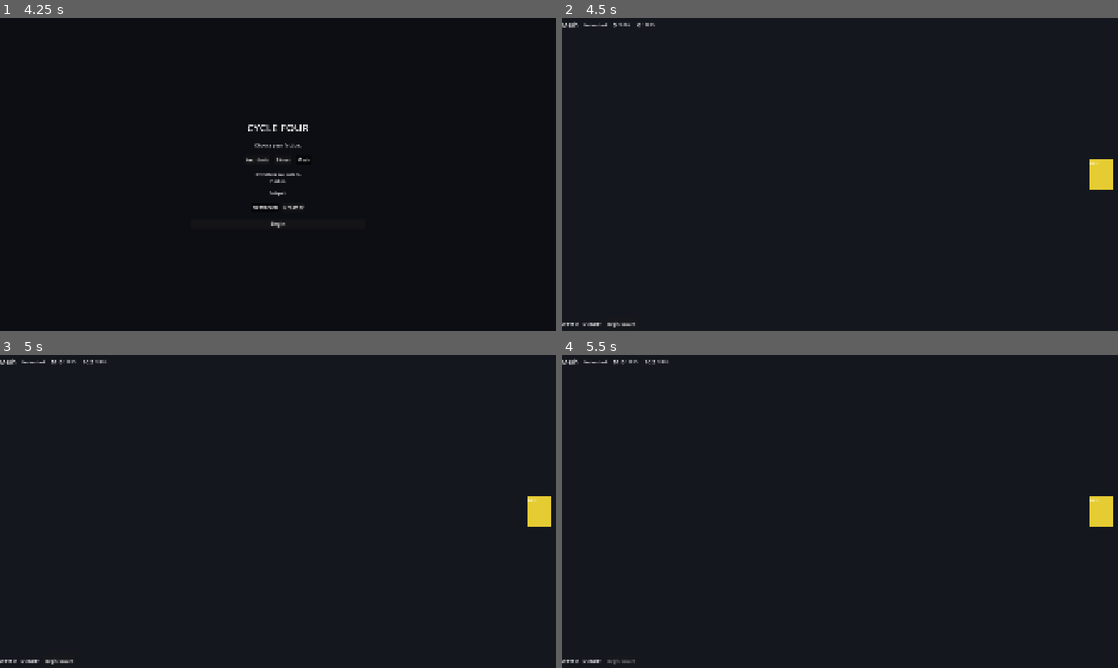
Above: before the commit, frames 1-4 (two rows, left to right).
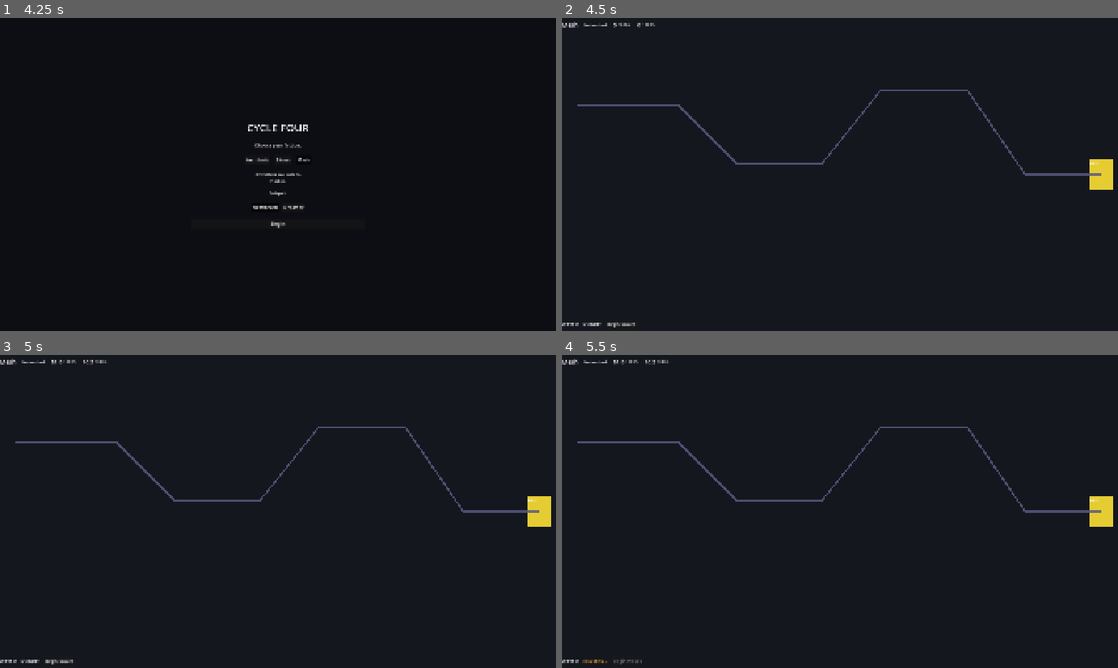
Above: after the commit, the same moments.

Repository: brandonwilcox-dot/Cycle-Four
Game: Godot game, scene res://scenes/main/Main.tscn
Two runs of this game, one before a commit and one after it. Both use one fixed random seed, a clock stepped at 60 frames per second and the inputs below.
Inputs:
- Up to frame 1 (4.25 s): click "Architects" at 0.5 s; click "Architects" at 1.25 s; click "Bloom" at 2 s; click "Mesh" at 2.75 s; click "Networked" at 3.5 s
- Up to frame 2 (4.5 s): click "Begin" at 4.25 s
- Up to frame 3 (5 s): no input
- Up to frame 4 (5.5 s): click "Begin Waves" at 5 s

Frame 1 is identical in both runs. In frame 2, 0.7% of the frame differs, in the area x 2-97%, y 22-51%; in frame 3, 0.7%; in frame 4, 0.8%, in the area x 2-97%, y 22-99%.

Commit message:
Fix invisible path, invisible units, and silent countdown
Path visual:
  Add Line2D using curve.tessellate() in _build_default_path() so the
  player can see the enemy walk route at runtime (Path2D is math-only).

Procedural unit fix:
  _start_procedural_wave() was setting _current_unit_data = null, causing
  units to skip their visual build and crash every frame on data.move_speed.
  Now synthesises a minimal UnitData (Remnant, gray, scaling HP) so units
  are visible and move correctly even without a wave_table.tres resource.

Countdown and feedback:
  Reduced WAVE_COUNTDOWN from 5s to 1s for dev iteration speed.
  HUD now shows INCOMING... immediately on button press so the player
  knows the click registered before the wave fires.

Co-Authored-By: Claude Sonnet 4.6 <noreply@anthropic.com>

Diff:
--- a/scenes/main/Main.gd
+++ b/scenes/main/Main.gd
@@ -7,6 +7,7 @@
 @onready var faction_select: Control = $UILayer/FactionSelectScreen
 @onready var hud: Control            = $UILayer/HUD
 @onready var unit_path: Path2D       = $WorldMap/UnitPath
+@onready var world_map: Node2D       = $WorldMap
 
 func _ready() -> void:
 	hud.hide()
@@ -25,13 +26,25 @@
 func _build_default_path() -> void:
 	## Placeholder S-curve path across the screen.
 	## Replace with designed map paths per biome (core/17).
+	var points: Array[Vector2] = [
+		Vector2(50.0,   300.0),
+		Vector2(400.0,  300.0),
+		Vector2(600.0,  500.0),
+		Vector2(900.0,  500.0),
+		Vector2(1100.0, 250.0),
+		Vector2(1400.0, 250.0),
+		Vector2(1600.0, 540.0),
+		Vector2(1860.0, 540.0),
+	]
 	var curve := Curve2D.new()
-	curve.add_point(Vector2(50.0,   300.0))
-	curve.add_point(Vector2(400.0,  300.0))
-	curve.add_point(Vector2(600.0,  500.0))
-	curve.add_point(Vector2(900.0,  500.0))
-	curve.add_point(Vector2(1100.0, 250.0))
-	curve.add_point(Vector2(1400.0, 250.0))
-	curve.add_point(Vector2(1600.0, 540.0))
-	curve.add_point(Vector2(1860.0, 540.0))
+	for p in points:
+		curve.add_point(p)
 	unit_path.curve = curve
+
+	## Draw the path so the player can see where units will walk.
+	## Uses tessellate() so the line follows the curve smoothly.
+	var line := Line2D.new()
+	line.points = curve.tessellate()
+	line.width = 6.0
+	line.default_color = Color(0.35, 0.35, 0.50, 0.85)
+	world_map.add_child(line)
--- a/src/autoloads/WaveManager.gd
+++ b/src/autoloads/WaveManager.gd
@@ -10,7 +10,7 @@
 var enemies_remaining: int = 0
 var countdown_timer: float = 0.0
 
-const WAVE_COUNTDOWN: float = 5.0   # seconds between waves
+const WAVE_COUNTDOWN: float = 1.0   # seconds between waves (keep short during dev)
 
 signal _spawn_timer_done()
 
--- a/src/core/waves/WaveSpawner.gd
+++ b/src/core/waves/WaveSpawner.gd
@@ -75,8 +75,18 @@
 	})
 
 func _start_procedural_wave(wave_number: int) -> void:
-	## No wave table: use plain counts with no UnitData (units show as gray)
-	_current_unit_data = null
+	## No wave table: synthesise a minimal UnitData so units are visible and move.
+	var fallback := UnitData.new()
+	fallback.unit_name        = "Remnant"
+	fallback.faction_id       = "unknown"
+	fallback.tier             = 1
+	fallback.max_health       = 40.0 + wave_number * 10.0
+	fallback.move_speed       = 80.0
+	fallback.damage_on_arrival = 1.0
+	fallback.armor            = 0.0
+	fallback.resource_reward  = 1.0
+	fallback.color_hint       = Color(0.6, 0.6, 0.6, 1.0)
+	_current_unit_data = fallback
 	_units_to_spawn    = 5 + wave_number * 2
 	_spawn_interval    = 1.2
 	_spawn_timer       = 0.0
--- a/src/ui/HUD.gd
+++ b/src/ui/HUD.gd
@@ -63,6 +63,8 @@
 func _on_start_wave_pressed() -> void:
 	WaveManager.begin_waves()
 	start_wave_btn.disabled = true
+	wave_status.text = "INCOMING..."
+	wave_status.add_theme_color_override("font_color", Color(1.0, 0.7, 0.2))
 
 # -- Internal --
 
